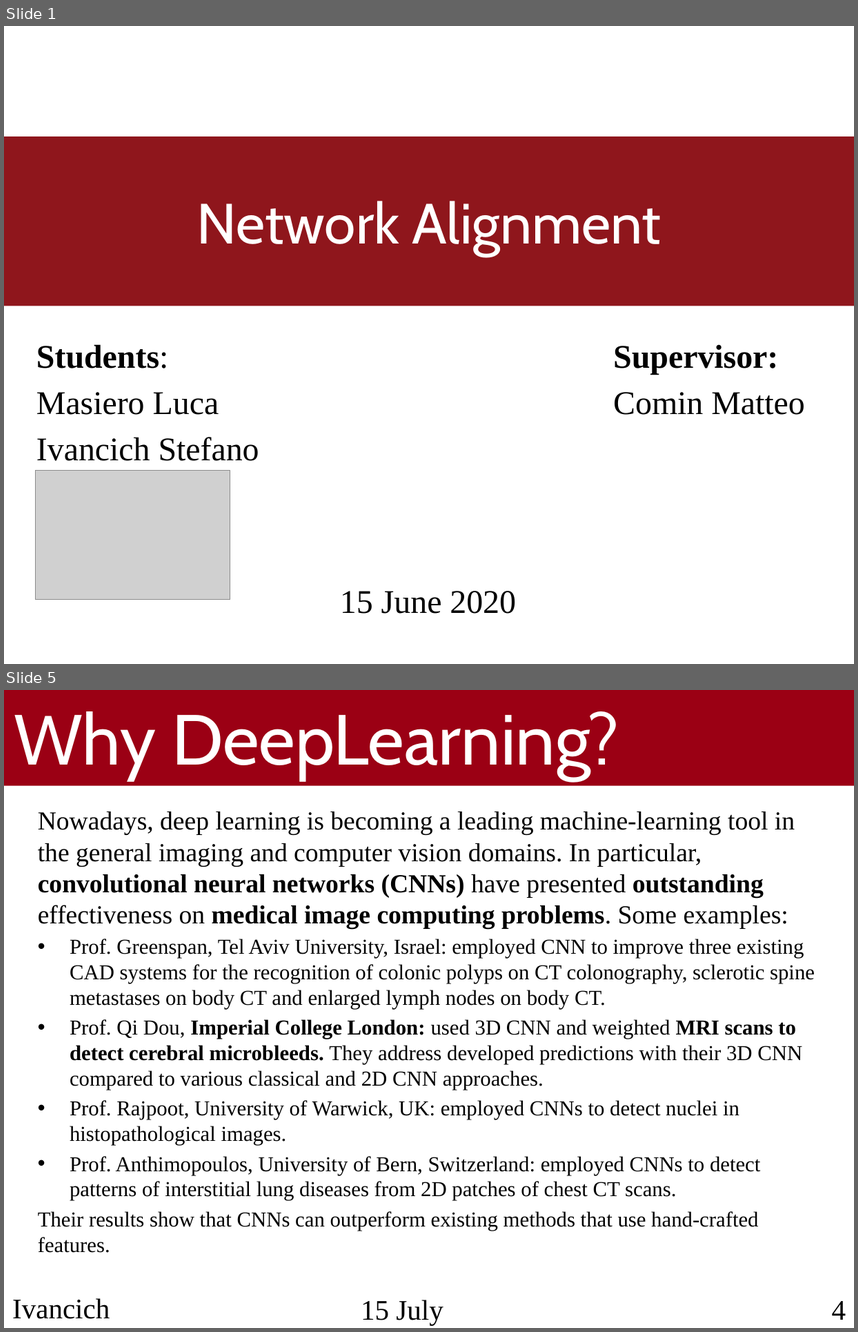
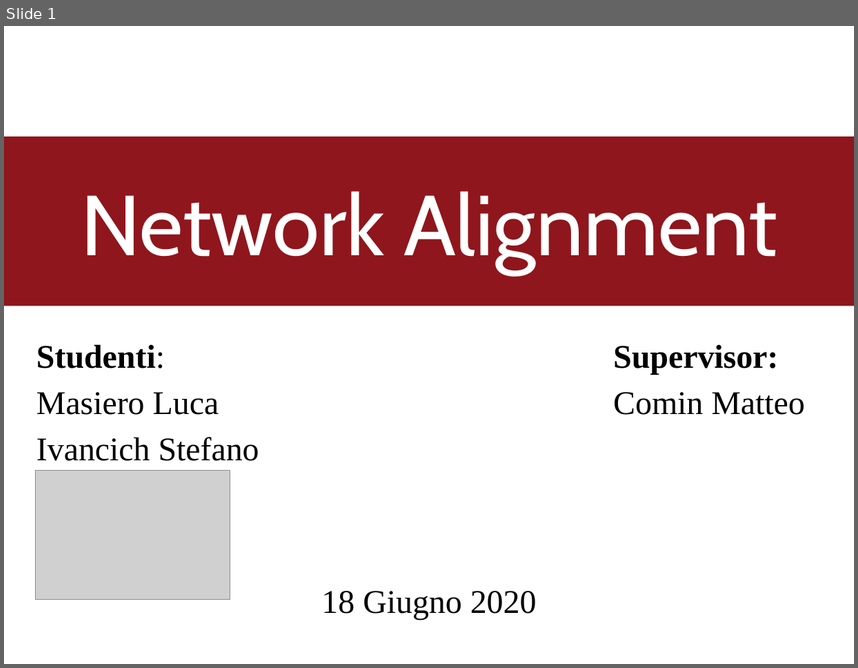
Before and after one commit to TyllanDrake/NetworkAlignment, a slide deck: Presentation/Presentation.pptx. Shown one above the other, each under a label of ours: slides 1 and 5 before the commit, slide 1 after it; the slides between them are not shown. The pictures are 858x1332 and 858x668 pixels, drawn with LibreOffice and Linux fonts; fonts in the diff are those of the drawing; grey boxes stand for pictures; background and template pictures are left out. Boxes give left, top, right and bottom in pixels: in the first picture for what was removed or moved away, otherwise in the second. Text is boxed around its words. In the diff, an @@ line names an element or a change of style, - is before the commit and + after.

```diff
--- a/Presentation/Presentation.pptx
+++ b/Presentation/Presentation.pptx
@@ slide 5 removed at bbox=[4, 690, 854, 1328], background #FFFFFF @@
@@ rectangle removed at bbox=[4, 690, 854, 786] @@
@@ text removed at bbox=[14, 711, 619, 780] @@
-Why DeepLearning?
@@ text removed at bbox=[38, 811, 815, 1252] @@
-Nowadays, deep learning is becoming a leading machine-learning tool in the general imaging and computer vision domains. In particular, convolutional neural networks (CNNs) have presented outstanding effectiveness on medical image computing problems. Some examples:
-• Prof. Greenspan, Tel Aviv University, Israel: employed CNN to improve three existing CAD systems for the recognition of colonic polyps on CT colonography, sclerotic spine metastases on body CT and enlarged lymph nodes on body CT.
-• Prof. Qi Dou, Imperial College London: used 3D CNN and weighted MRI scans to detect cerebral microbleeds. They address developed predictions with their 3D CNN compared to various classical and 2D CNN approaches.
-• Prof. Rajpoot, University of Warwick, UK: employed CNNs to detect nuclei in histopathological images.
-• Prof. Anthimopoulos, University of Bern, Switzerland: employed CNNs to detect patterns of interstitial lung diseases from 2D patches of chest CT scans.
-Their results show that CNNs can outperform existing methods that use hand-crafted features.
@@ text removed at bbox=[12, 1298, 110, 1319] @@
-Ivancich Stefano
@@ text removed at bbox=[361, 1299, 443, 1325] @@
-15 July 2019
@@ text removed at bbox=[832, 1301, 846, 1319] @@
-4
@@ slide 1 changed as well @@
@@ title "Network Alignment" at bbox=[4, 136, 854, 305]: size 48 to 72 pt @@
@@ text at bbox=[36, 344, 165, 368]: text changed @@
-Students:
+Studenti:
@@ text at bbox=[321, 590, 537, 619]: text changed @@
-15 June 2020
+18 Giugno 2020
```
Also in this commit, not shown: 13 slides added, 11 other slides removed.
